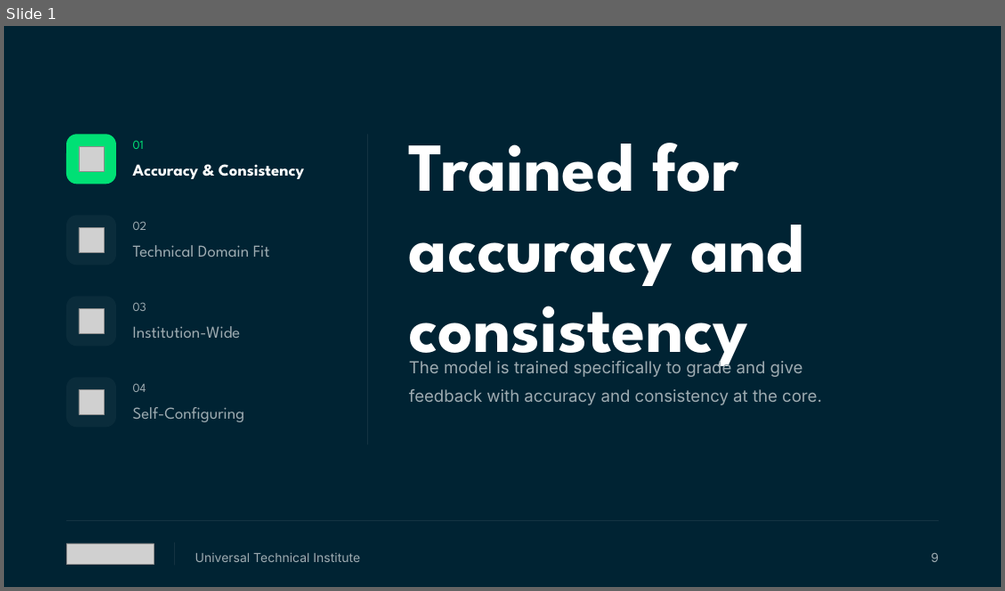
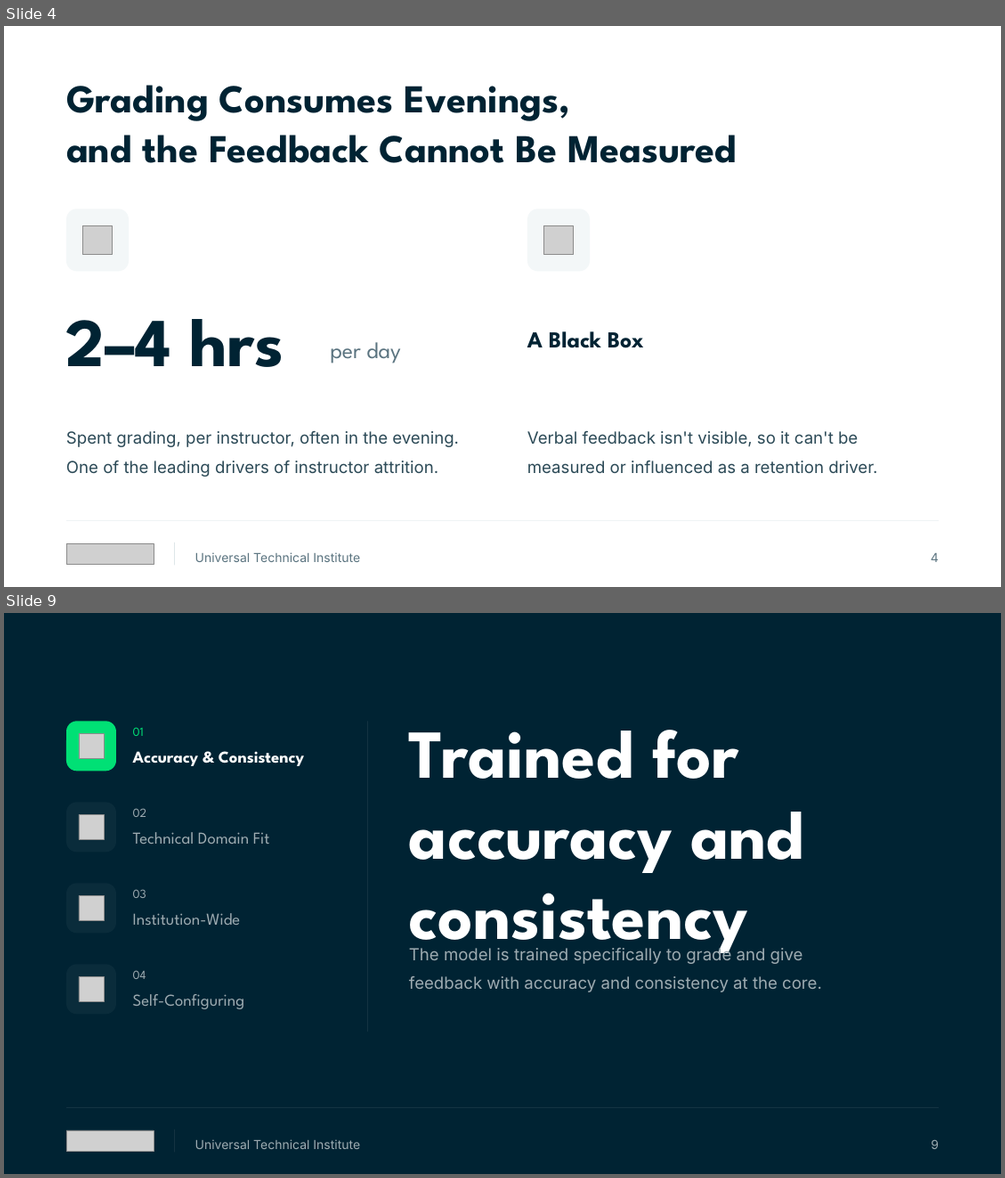
Before and after one commit to Dante-Eduface/Claude, a slide deck: projects/uti/deck/UTI-Eduface-deck.pptx. Shown one above the other, each under a label of ours: slide 1 before the commit, slides 4 and 9 after it; the slides between them are not shown. The pictures are 1005x591 and 1005x1178 pixels, drawn with LibreOffice and Linux fonts; fonts in the diff are those of the drawing; grey boxes stand for pictures. Boxes give left, top, right and bottom in pixels: in the first picture for what was removed or moved away, otherwise in the second. Text is boxed around its words. In the diff, an @@ line names an element or a change of style, - is before the commit and + after.

```diff
--- a/projects/uti/deck/UTI-Eduface-deck.pptx
+++ b/projects/uti/deck/UTI-Eduface-deck.pptx
@@ slide 4 added at bbox=[4, 26, 1001, 587], background #FFFFFF @@
@@ text added at bbox=[66, 85, 736, 163], 38 pt, text #002333, bold @@
+Grading Consumes Evenings,
+and the Feedback Cannot Be Measured
@@ rounded rectangle added at bbox=[66, 208, 128, 271], fill #F3F7F8 @@
@@ rounded rectangle added at bbox=[527, 208, 590, 271], fill #F3F7F8 @@
@@ picture added at bbox=[83, 225, 113, 255] @@
@@ picture added at bbox=[544, 225, 573, 255] @@
@@ text added at bbox=[66, 319, 284, 367], 66 pt, text #002333, bold @@
+2–4 hrs
@@ text added at bbox=[330, 342, 400, 363], 22 pt, text #5B7480 @@
+per day
@@ text added at bbox=[527, 331, 644, 348], 22 pt, text #002333, bold @@
+A Black Box
@@ text added at bbox=[66, 431, 459, 476], 16 pt, text #2C4A57 @@
+Spent grading, per instructor, often in the evening. One of the leading drivers of instructor attrition.
@@ text added at bbox=[527, 431, 877, 474], 16 pt, text #2C4A57 @@
+Verbal feedback isn't visible, so it can't be measured or influenced as a retention driver.
@@ rectangle added at bbox=[66, 520, 938, 521], fill #E7EEF0 @@
@@ picture added at bbox=[66, 543, 154, 564] @@
@@ rectangle added at bbox=[175, 542, 175, 565], fill #CDD9DE @@
@@ text added at bbox=[195, 552, 360, 562], 12 pt, text #5B7480 @@
+Universal Technical Institute
@@ text added at bbox=[930, 553, 938, 562], 12 pt, text #5B7480 @@
+4
@@ what was slide 1 is now slide 9 @@
```
Also in this commit, not shown: 12 other slides added, 39 other files.
